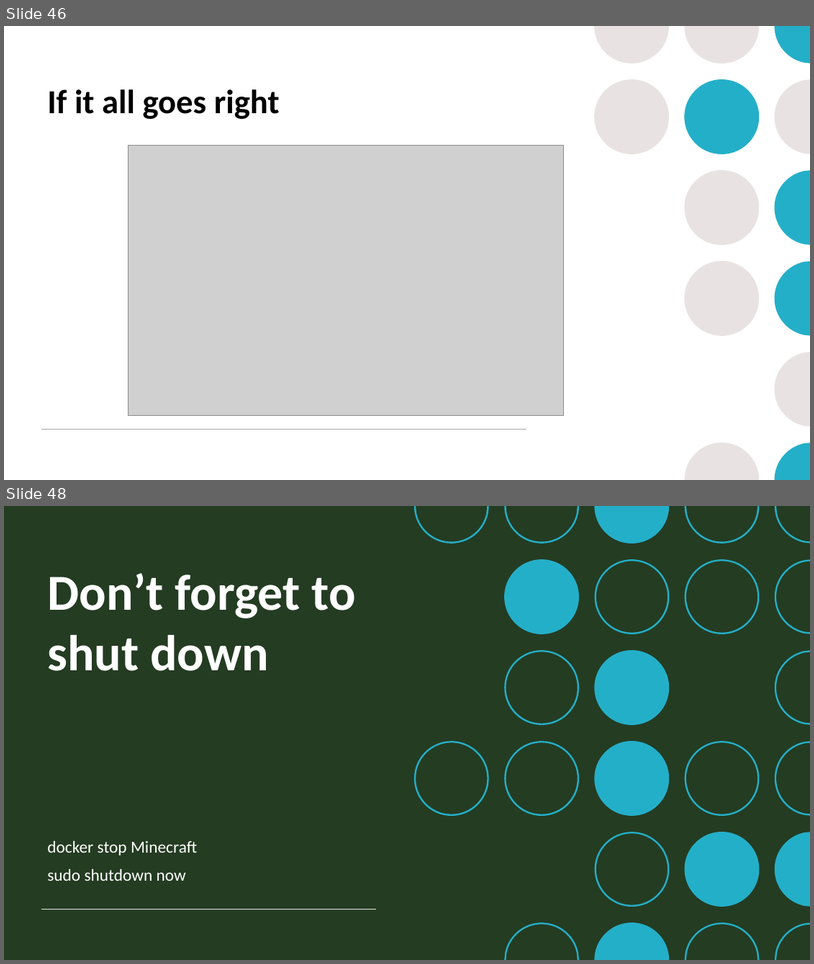
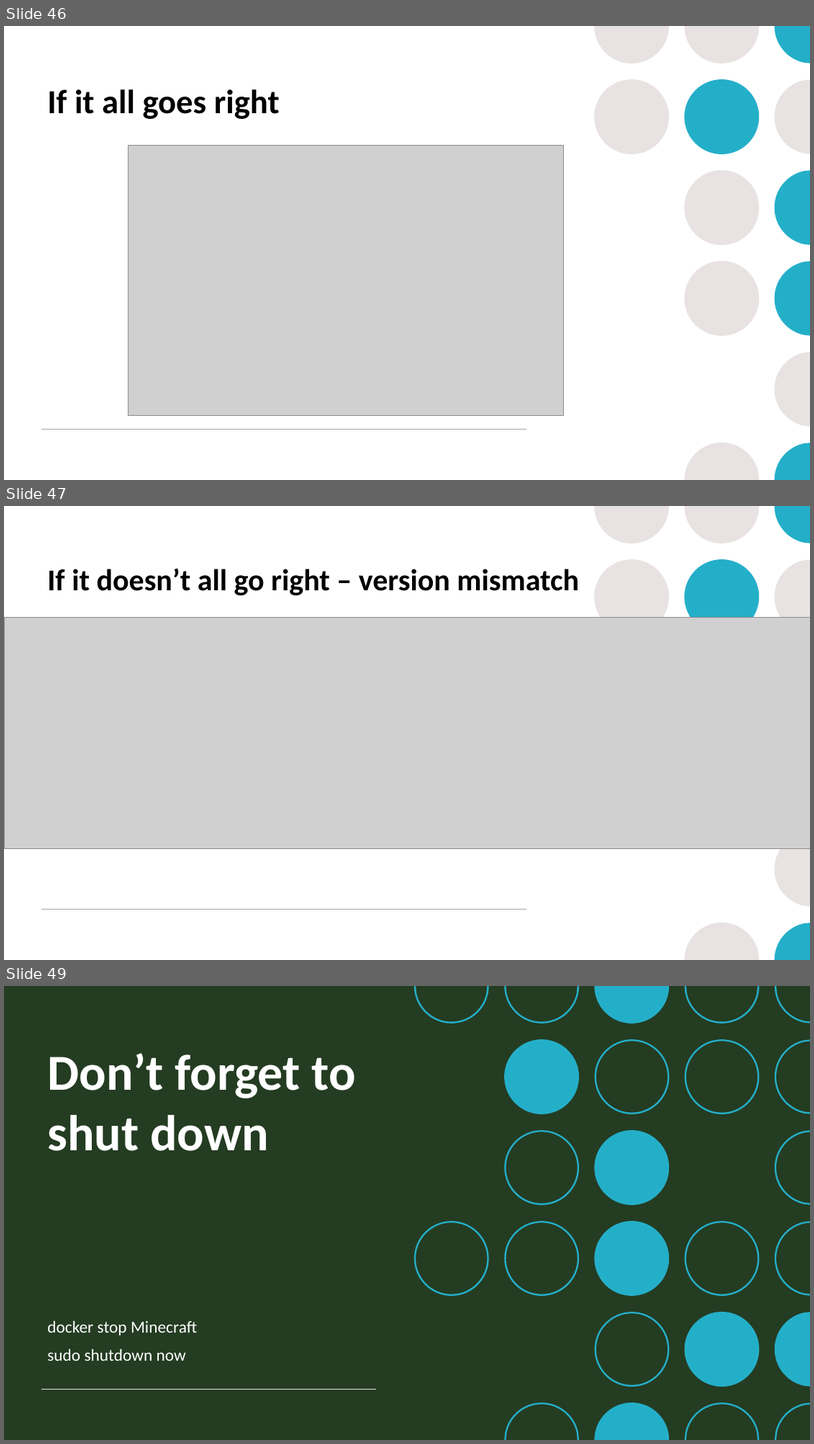
Before and after one commit to mrobbeloth/Lectures, a slide deck: Minecraft/Learning DevOps Through Minecraft.pptx. Shown one above the other, each under a label of ours: slides 46 and 48 before the commit, slides 46, 47 and 49 after it; the slides between them are not shown. The pictures are 814x964 and 814x1444 pixels, drawn with LibreOffice and Linux fonts; fonts in the diff are those of the drawing; grey boxes stand for pictures. Boxes give left, top, right and bottom in pixels: in the first picture for what was removed or moved away, otherwise in the second. Text is boxed around its words. In the diff, an @@ line names an element or a change of style, - is before the commit and + after.

```diff
--- a/Minecraft/Learning DevOps Through Minecraft.pptx
+++ b/Minecraft/Learning DevOps Through Minecraft.pptx
@@ slide 47 added at [4, 506, 810, 960], background #FFFFFF; not listed: 12 template elements that a slide beside it also shows @@
@@ title added at [47, 568, 579, 595], 36 pt, text #000000, bold @@
+If it doesn’t all go right – version mismatch
@@ picture added at [4, 618, 810, 849] @@
@@ what was slide 48 is now slide 49 @@
```
Also in this commit, not shown: 2 slides changed.
